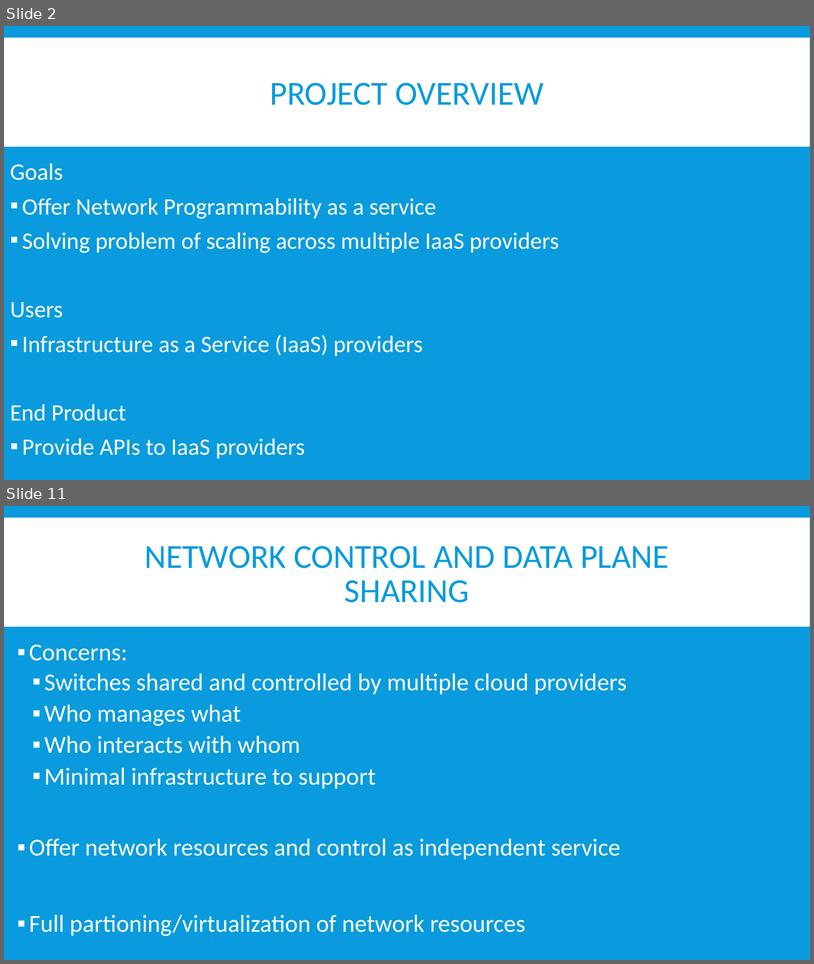
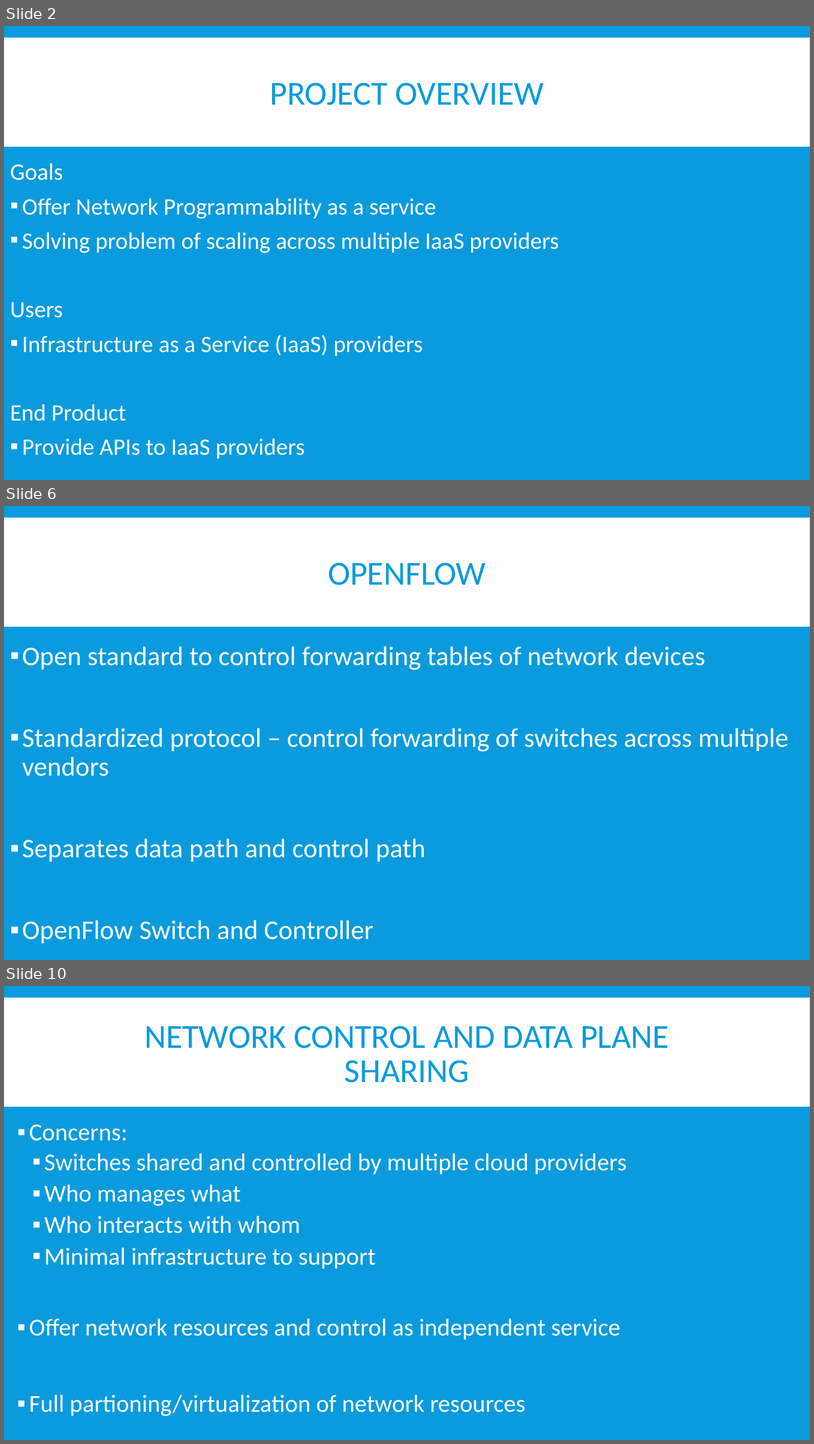
Before and after one commit to BU-NU-CLOUD-SP16/Network-Programmability-as-a-Service, a slide deck: Demo 1.pptx. Shown one above the other, each under a label of ours: slides 2 and 11 before the commit, slides 2, 6 and 10 after it; the slides between them are not shown. The pictures are 814x964 and 814x1444 pixels, drawn with LibreOffice and Linux fonts; fonts in the diff are those of the drawing. Boxes give left, top, right and bottom in pixels: in the first picture for what was removed or moved away, otherwise in the second. Text is boxed around its words. In the diff, an @@ line names an element or a change of style, - is before the commit and + after.

```diff
--- a/Demo 1.pptx
+++ b/Demo 1.pptx
@@ slide 6 added at (4, 506, 810, 960), background #099BDD; not listed: 1 template element that a slide beside it also shows @@
@@ title added at (328, 562, 486, 585), 40 pt, text #099BDD @@
+OPENFLOW
@@ text added at (22, 646, 789, 943), 32 pt, text #FFFFFF @@
+▪ Open standard to control forwarding tables of network devices
+▪ Standardized protocol – control forwarding of switches across multiple vendors
+▪ Separates data path and control path
+▪ OpenFlow Switch and Controller
@@ what was slide 11 is now slide 10 @@
```
Also in this commit, not shown: 5 slides changed, 3 other slides added, 6 slides removed.
